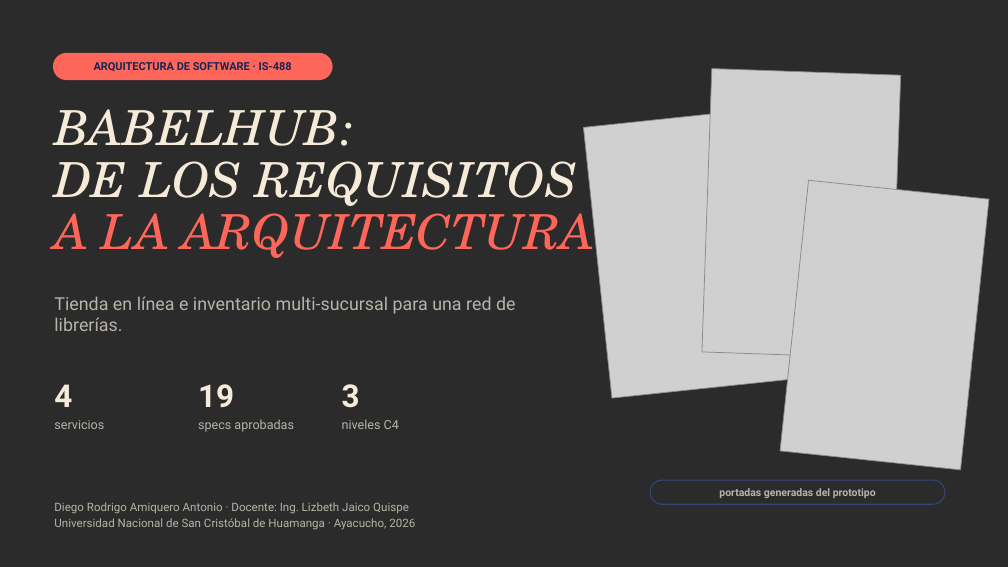
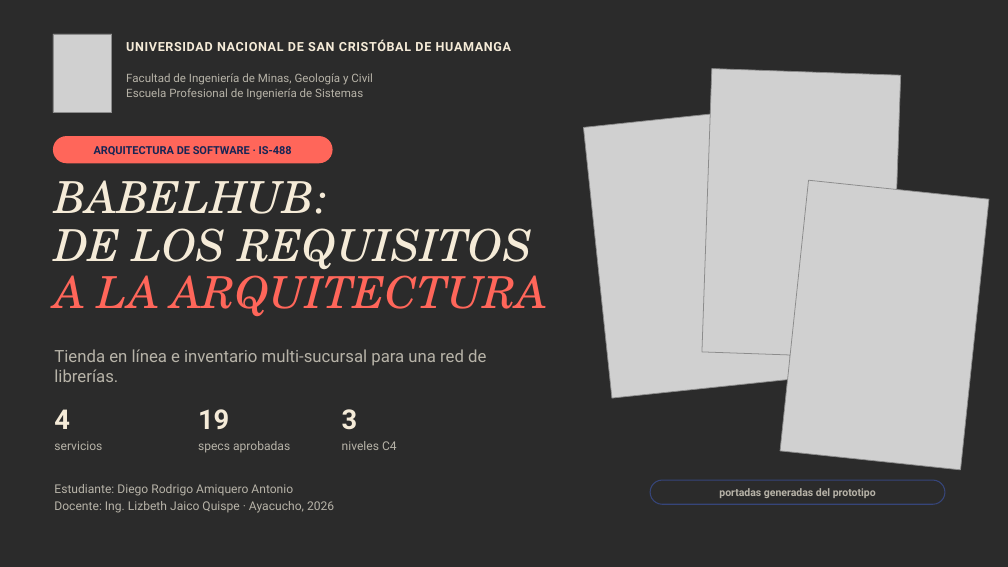
Before and after one commit to P35C4D0R4B1050/BabelHub, a slide deck: slide 1 of docs/BabelHub_Exposicion.pptx. Drawn at 1008x567 pixels with LibreOffice and Linux fonts; fonts in the diff are those of the drawing; grey boxes stand for pictures; background and template pictures are left out; a plain dark background stands for a picture behind light text. Boxes give left, top, right and bottom in pixels: in the first picture for what was removed or moved away, otherwise in the second. Text is boxed around its words. In the diff, an @@ line names an element or a change of style, - is before the commit and + after.

```diff
--- a/docs/BabelHub_Exposicion.pptx
+++ b/docs/BabelHub_Exposicion.pptx
@@ picture added at (53,34,112,113) @@
@@ text added at (126,40,511,51), 12 pt, text #F5EBD8, bold @@
+UNIVERSIDAD NACIONAL DE SAN CRISTÓBAL DE HUAMANGA
@@ text added at (126,73,373,100), 11 pt, text #B7B3A8 @@
+Facultad de Ingeniería de Minas, Geología y Civil
+Escuela Profesional de Ingeniería de Sistemas
@@ rounded rectangle "ARQUITECTURA DE SOFTWARE · IS-488": place and size @@
-rounded rectangle "ARQUITECTURA DE SOFTWARE · IS-488" at (53,53,333,80)
+rounded rectangle "ARQUITECTURA DE SOFTWARE · IS-488" at (53,136,333,163)
@@ text "BABELHUB:": place and size @@
-text "BABELHUB:" at (54,109,594,258)
+text "BABELHUB:" at (54,180,548,317)
@@ text "BABELHUB:" at (54,180,548,317): size 46 to 42 pt @@
@@ text "Tienda en línea e inventario ...": place and size @@
-text "Tienda en línea e inventario ..." at (54,296,516,331)
+text "Tienda en línea e inventario ..." at (54,349,486,382)
@@ text "Tienda en línea e inventario ..." at (54,349,486,382): size 17 to 16 pt @@
@@ text "4": place and size @@
-text "4" at (54,384,72,407)
+text "4" at (54,409,70,429)
@@ text "19": place and size @@
-text "19" at (198,384,234,408)
+text "19" at (198,409,229,429)
@@ size 30 to 26 pt in 3 elements at (54,409,70,429), (198,409,229,429), (342,409,358,430) @@
@@ text "3": place and size @@
-text "3" at (342,384,360,408)
+text "3" at (342,409,358,430)
@@ 3 texts: place and size @@
-3 texts at (54,419,399,432)
+3 texts at (54,441,397,453)
@@ size 12 to 11.5 pt in 3 elements at (54,441,102,450), (198,441,290,453), (342,441,397,450) @@
@@ text at (54,484,334,513): text changed; size 11 to 11.5 pt @@
-Diego Rodrigo Amiquero Antonio · Docente: Ing. Lizbeth Jaico Quispe
-Universidad Nacional de San Cristóbal de Huamanga · Ayacucho, 2026
+Estudiante: Diego Rodrigo Amiquero Antonio
+Docente: Ing. Lizbeth Jaico Quispe · Ayacucho, 2026
```
Also in this commit, not shown: 11 other slides changed, 10 slides added, 11 slides removed.
